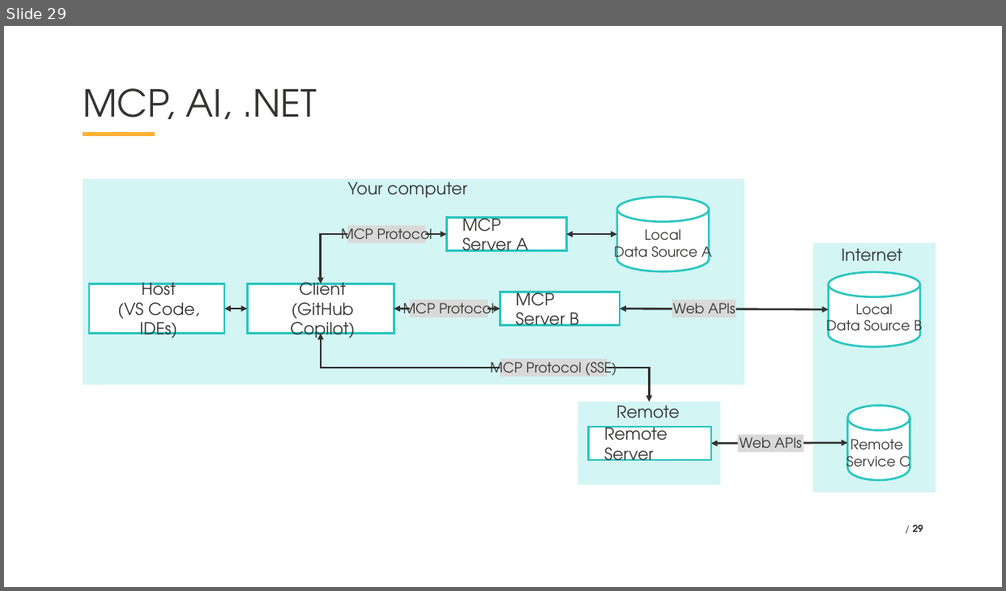
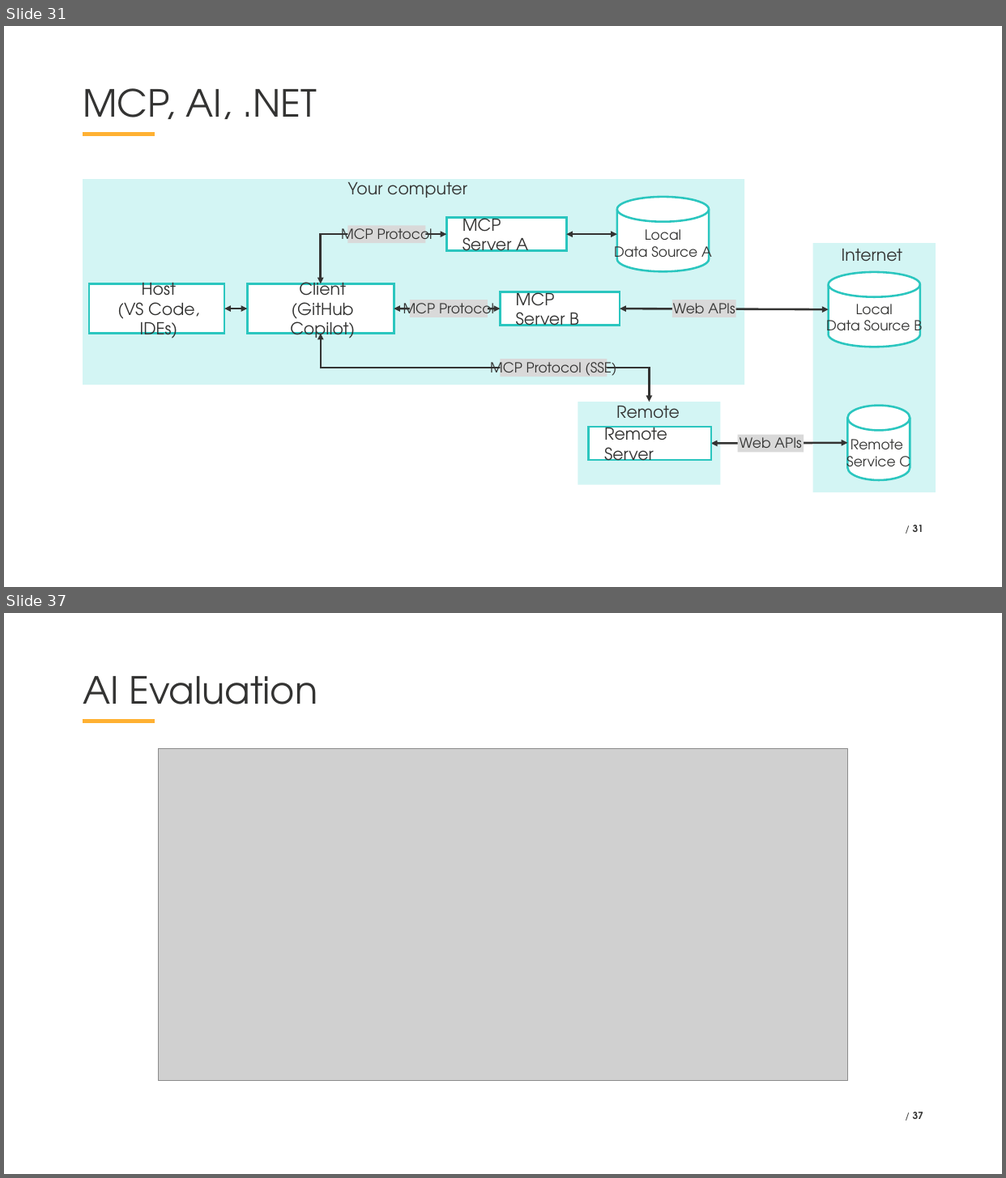
Before and after one commit to VladislavAntonyuk/AICalendar, a slide deck: .NET Conf 2025 - Ukraine (Eng).pptx. Shown one above the other, each under a label of ours: slide 29 before the commit, slides 31 and 37 after it; the slides between them are not shown. The pictures are 1006x591 and 1006x1178 pixels, drawn with LibreOffice and Linux fonts; fonts in the diff are those of the drawing; grey boxes stand for pictures; background and template pictures are left out. Boxes give left, top, right and bottom in pixels: in the first picture for what was removed or moved away, otherwise in the second. Text is boxed around its words. In the diff, an @@ line names an element or a change of style, - is before the commit and + after.

```diff
--- a/.NET Conf 2025 - Ukraine (Eng).pptx
+++ b/.NET Conf 2025 - Ukraine (Eng).pptx
@@ slide 37 added at (4,613,1002,1174), background #FFFFFF; not listed: 1 template element that a slide beside it also shows @@
@@ title added at (83,676,317,722), 54 pt, text #333332 @@
+AI Evaluation
@@ picture added at (158,748,847,1080) @@
@@ page number added at (913,1112,923,1119), 14 pt, text #333332, bold @@
+/ 37
@@ what was slide 29 is now slide 31 @@
@@ page number at (913,525,923,532): text changed @@
-/ 29
+/ 31
```
Also in this commit, not shown: 13 slides changed, 7 other slides added, 1 slide removed.
